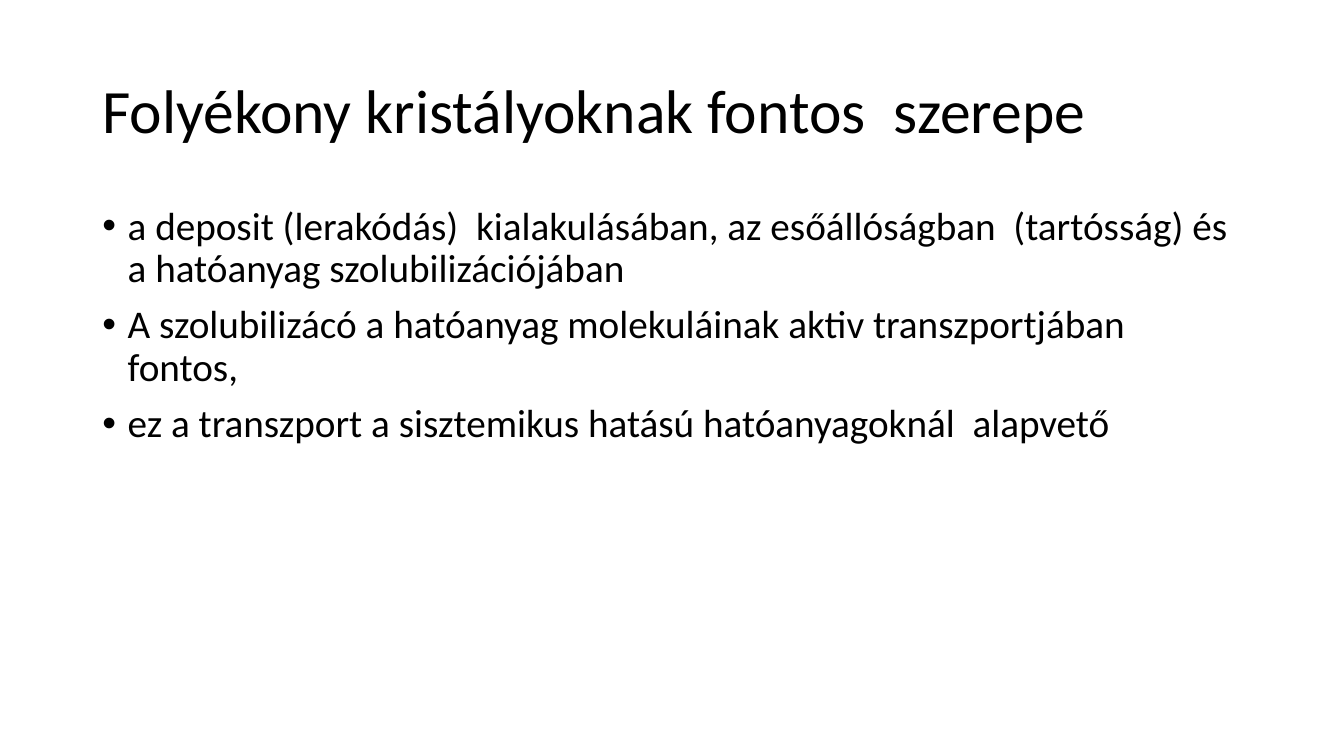
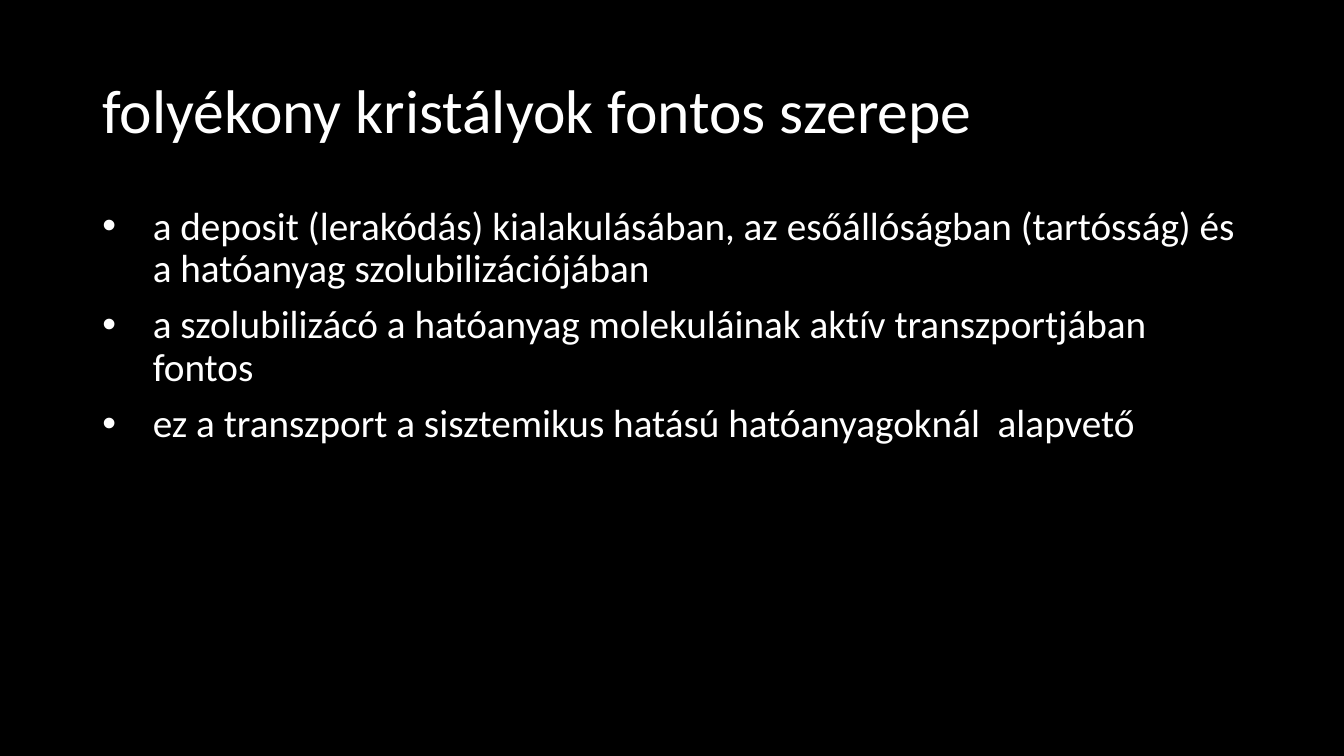
Before and after one commit to LilianaBohus/chemistry-presenations, a slide deck: slide 32 of adjuvants.pptx. Drawn at 1344x756 pixels with LibreOffice and Linux fonts; fonts in the diff are those of the drawing; background and template pictures are left out. Boxes give left, top, right and bottom in pixels: in the first picture for what was removed or moved away, otherwise in the second. Text is boxed around its words. In the diff, an @@ line names an element or a change of style, - is before the commit and + after.

```diff
--- a/adjuvants.pptx
+++ b/adjuvants.pptx
@@ background #FFFFFF to picture (left out) @@
@@ text at [102, 90, 971, 143]: text changed; text colour #000000 to #FFFFFF @@
-Folyékony kristályoknak fontos szerepe
+folyékony kristályok fontos szerepe
@@ text at [153, 211, 1235, 444]: text colour #000000 to #FFFFFF in "a deposit (lerakódás) kialakulásában, az esőállóságban (tart ...", "ez a transzport a sisztemikus hatású hatóanyagoknál ..."; indent changed @@
@@ text at [153, 310, 1147, 382]: text changed; text colour #000000 to #FFFFFF @@
-• A szolubilizácó a hatóanyag molekuláinak aktiv transzportjában fontos,
+• a szolubilizácó a hatóanyag molekuláinak aktív transzportjában fontos
```
Also in this commit, not shown: 4 other slides changed.
